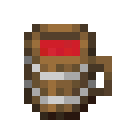
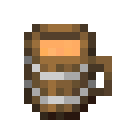
Layered file, before and after one edit (w=128, h=128). Changes by layer:
painted on "Liquid" over (40, 40, 80, 56)
